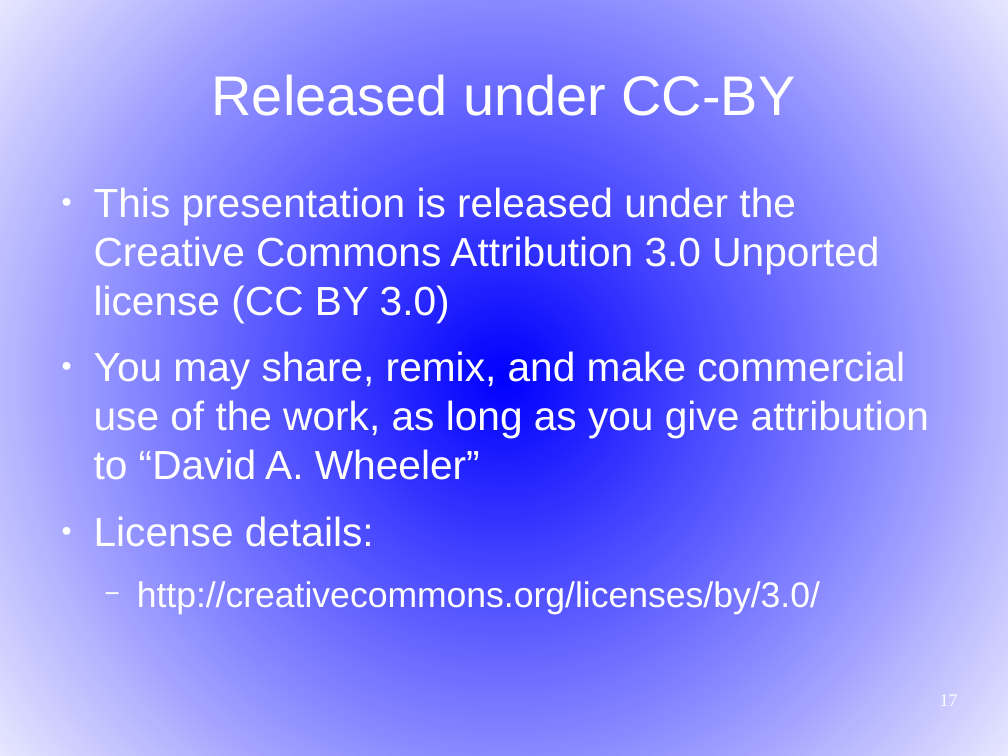
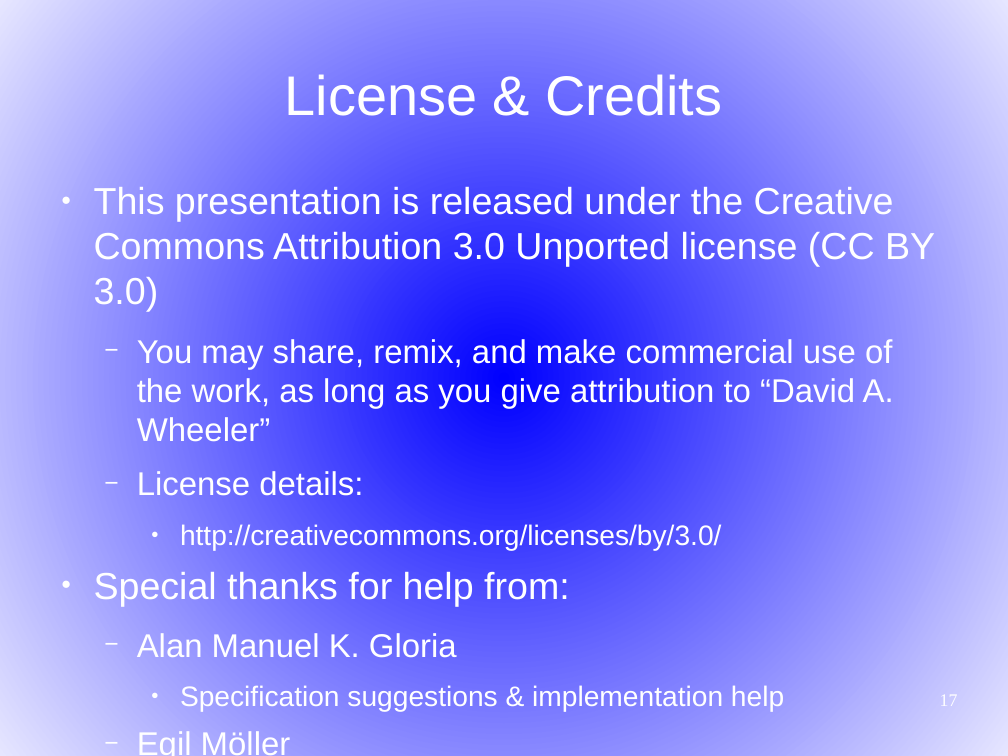
Before and after one commit to martin12333/Readable-Lisp-S-expressions, a slide deck: slide 17 of readable-s-expressions.odp. Drawn at 1008x756 pixels with LibreOffice and Linux fonts; fonts in the diff are those of the drawing. Boxes give left, top, right and bottom in pixels: in the first picture for what was removed or moved away, otherwise in the second. Text is boxed around its words. In the diff, an @@ line names an element or a change of style, - is before the commit and + after.

Commit message:
Updated presentation.  Added credits to end.

```diff
--- a/readable-s-expressions.odp
+++ b/readable-s-expressions.odp
@@ title at (285, 74, 722, 116): text changed @@
-Released under CC-BY
+License & Credits
@@ text at (94, 186, 935, 550): size 32 to 29.6 pt in "This presentation is released under the Creative ..."; size 32 to 25.9 pt in "You may share, remix, and make commercial ...", "License details:"; size 28 to 22.2 pt in "http://creativecommons.org/licenses/by/3.0/"; bullet ● to −; list level 1 to 2 in "You may share, remix, and ..."; list level 1 to 2 in "License details:"; bullet − to ●; list level 2 to 3 in "http://creativecommons.org/licenses/by/3.0/" @@
@@ text at (94, 572, 784, 756): paragraphs added @@
+● Special thanks for help from:
+  − Alan Manuel K. Gloria
+    ● Specification suggestions & implementation help
+  − Egil Möller
+    ● Author of SRFI-49 indentation approach
```
Also in this commit, not shown: 3 other slides changed.
